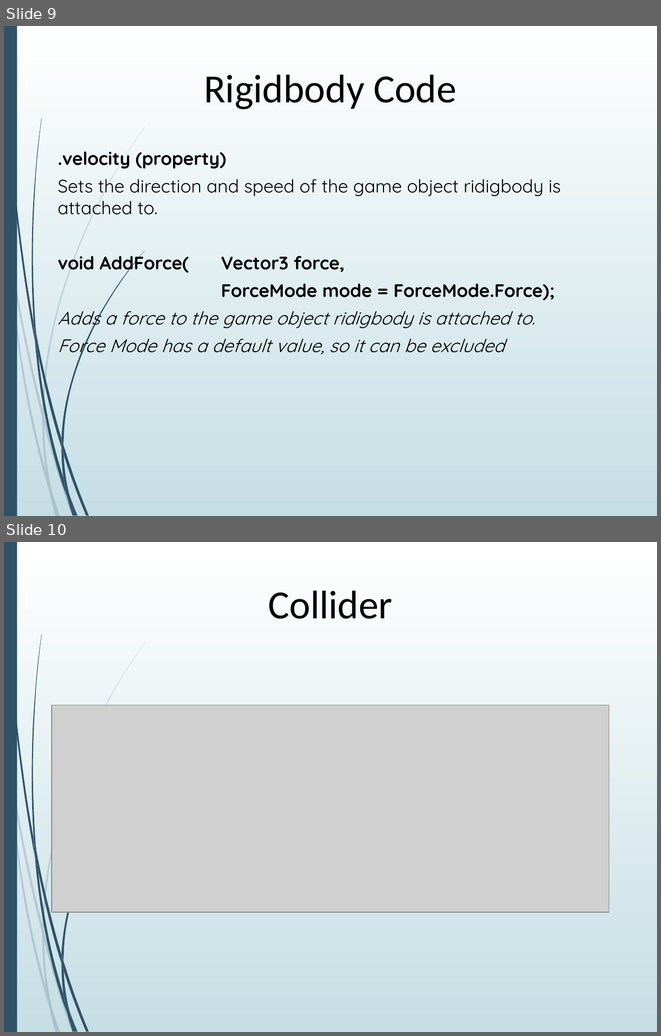
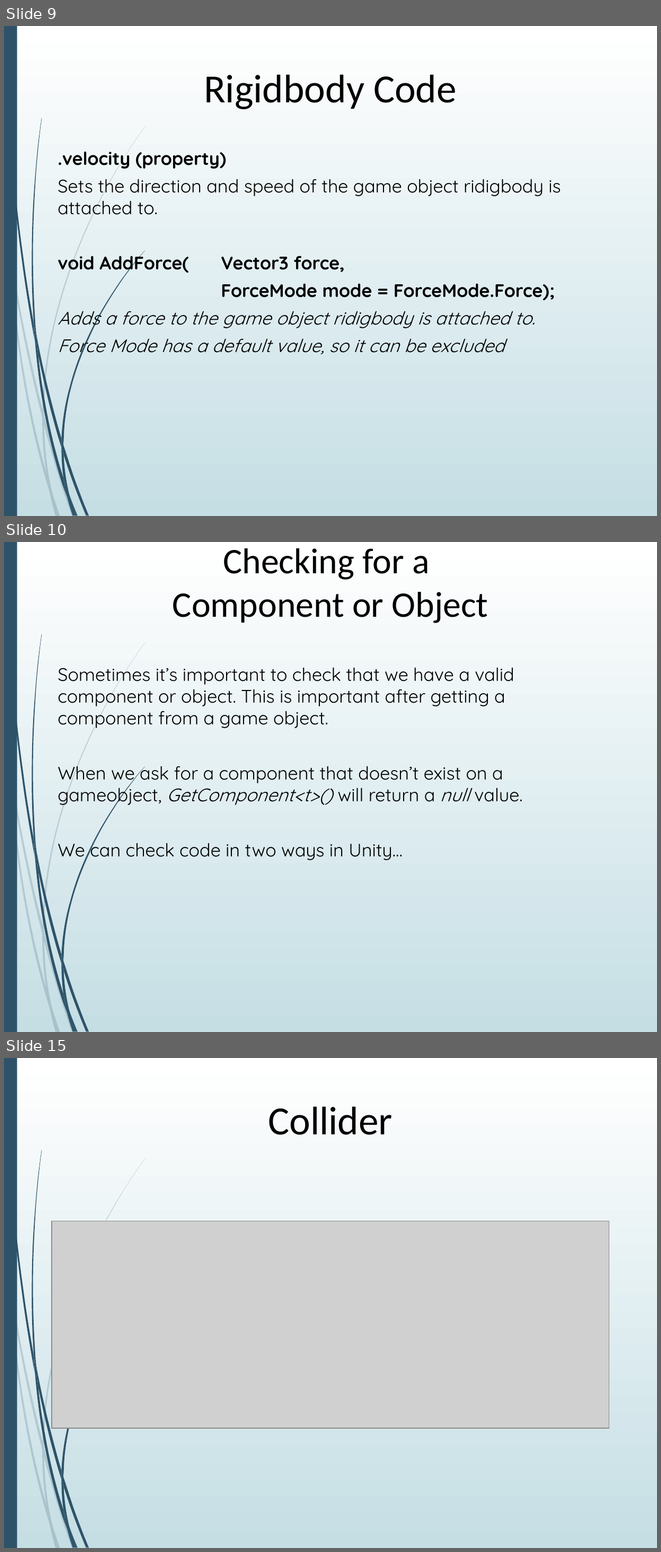
Before and after one commit to AGGP-NHTI/AGGP101c, a slide deck: LAB05/Lab5_Unity_Collision.pptx. Shown one above the other, each under a label of ours: slides 9 and 10 before the commit, slides 9, 10 and 15 after it; the slides between them are not shown. The pictures are 661x1036 and 661x1552 pixels, drawn with LibreOffice and Linux fonts; fonts in the diff are those of the drawing; grey boxes stand for pictures. Boxes give left, top, right and bottom in pixels: in the first picture for what was removed or moved away, otherwise in the second. Text is boxed around its words. In the diff, an @@ line names an element or a change of style, - is before the commit and + after.

```diff
--- a/LAB05/Lab5_Unity_Collision.pptx
+++ b/LAB05/Lab5_Unity_Collision.pptx
@@ slide 10 added at (x1=4, y1=542, x2=657, y2=1032), background gradient #FFFFFF to #C5DEE5; not listed: 23 template elements that a slide beside it also shows @@
@@ title added at (x1=173, y1=548, x2=488, y2=623), 39.6 pt, text #000000 @@
+Checking for a
+Component or Object
@@ text added at (x1=58, y1=667, x2=522, y2=862), 20 pt, text #000000 @@
+Sometimes it’s important to check that we have a valid component or object. This is important after getting a component from a game object.
+When we ask for a component that doesn’t exist on a gameobject, GetComponent<t>() will return a null value.
+We can check code in two ways in Unity…
@@ what was slide 10 is now slide 15 @@
```
Also in this commit, not shown: 1 slide changed, 4 other slides added, 6 other files.
